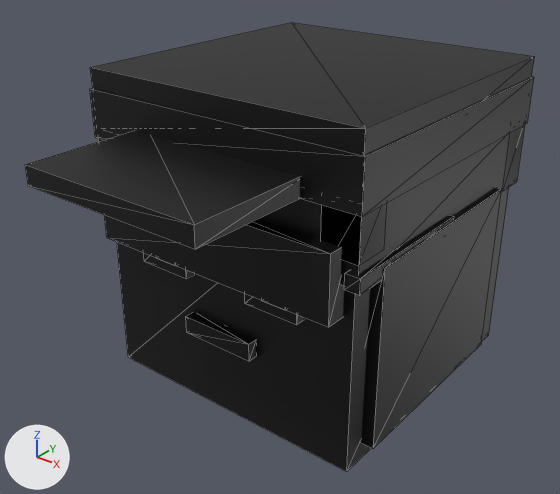
An edit to the FBX model Assets/_Game/Art/Models/Heads/head_runa.fbx, drawn before and after from the same camera.
One viewpoint serves both versions: a camera (50 mm lens) standing at (0.679, -0.941, 0.755) and looking at (0.006, -0.099, 0.233). The lights are fixed; the arrows at lower left show +X, +Y and +Z. The picture after the commit comes second. Mesh edges are drawn as thin lines.

In view in the first picture: 'head_runa'.
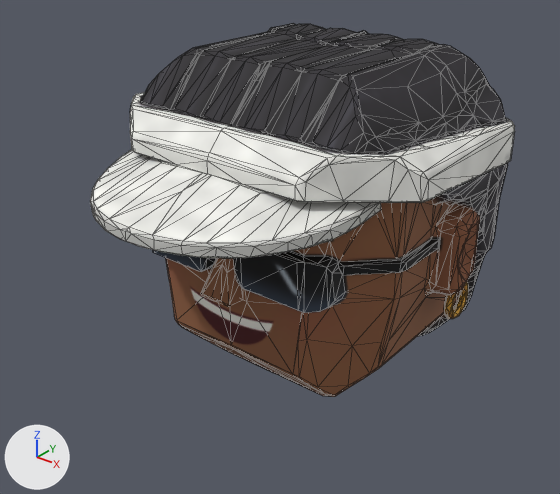
Boxes (x1, y1, x2, y2) around the edits, measured in the pictures (560 x 494 px):
```json
{"object": "head_runa", "change": "reshaped, recoloured", "before": [25, 22, 535, 471], "after": [90, 23, 515, 397], "on screen": "17% narrower, 17% shorter"}
{"part": 1, "of": "me_head_runa", "change": "rebuilt", "before": [117, 187, 509, 471], "after": [90, 23, 515, 397]}
{"part": 2, "of": "me_head_runa", "change": "deleted", "before": [25, 76, 534, 449]}
{"part": 3, "of": "me_head_runa", "change": "deleted", "before": [90, 22, 535, 285]}
```

Scene script edits in JSON lines:
```json
{"op": "add", "block": "img_head_runa_png", "code": ["img_head_runa_png = load_image('head_runa.png', 'head_runa.png', 512, 512, 'sRGB')"]}
{"op": "add", "block": "mat_runa_mat", "code": ["mat_runa_mat = principled_material('runa_mat')", "mat_runa_mat.texture = img_head_runa_png", "mat_runa_mat.roughness = 0.8"]}
{"block": "me_head_runa", "where": "# used by ob_head_runa; location = (0.0, 0.0, 0.0)"}
{"op": "remove", "block": "me_head_runa", "code": "me_head_runa.from_pydata(...)  # 142 vertices, 228 faces; spans x -0.247..0.247, y -0.42..0.25, z 0.0..0.499"}
{"op": "remove", "block": "me_head_runa", "code": "me_head_runa.materials.append(mat_head_palette)  # picture img_head_palette_png"}
{"op": "add", "block": "me_head_runa", "code": "me_head_runa.from_pydata(...)  # 1958 vertices, 3936 faces; spans x -0.269..0.269, y -0.392..0.251, z 0.0..0.527"}
{"block": "me_head_runa", "change": "me_head_runa part 1: the loose piece of 8 vertices spanning x -0.227..0.227, y -0.227..0.227, z 0.0..0.454 is rebuilt with 1958 vertices and now spans x -0.269..0.269, y -0.392..0.251, z 0.0..0.527, in mat_runa_mat (picture img_head_runa_png)"}
{"block": "me_head_runa", "change": "me_head_runa part 2: 13 loose pieces with 104 vertices, spanning x -0.247..0.247, y -0.42..0.25, z 0.006..0.468, are deleted"}
{"block": "me_head_runa", "change": "me_head_runa part 3"}
{"block": "me_head_runa", "change": "30 vertices are removed from x -0.236..0.236, y -0.236..0.236, z 0.295..0.499"}
{"block": "me_head_runa", "change": "60 faces are deleted"}
{"op": "add", "block": "me_head_runa", "code": "me_head_runa.materials.append(mat_runa_mat)  # picture img_head_runa_png"}
```
